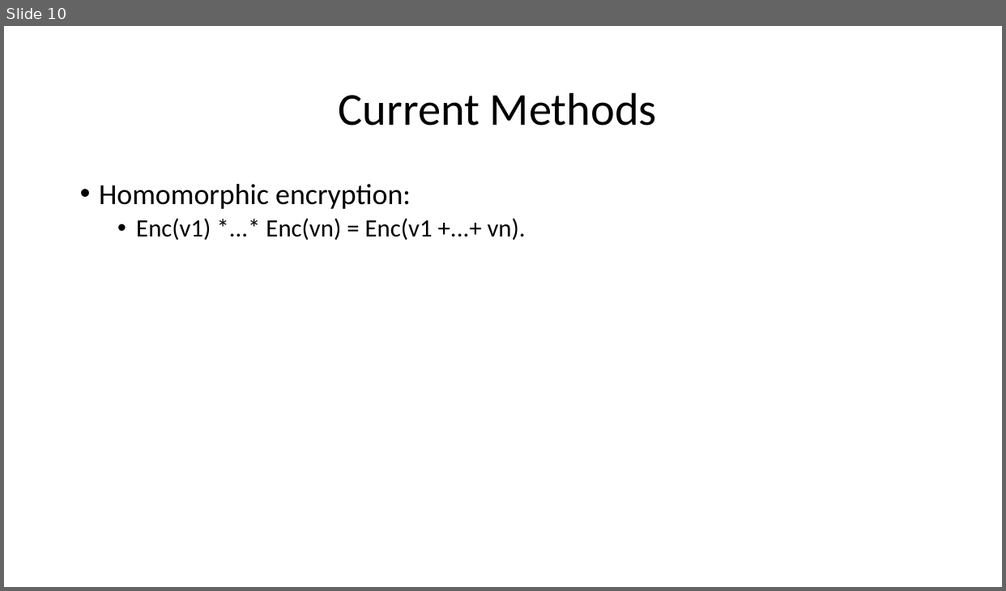
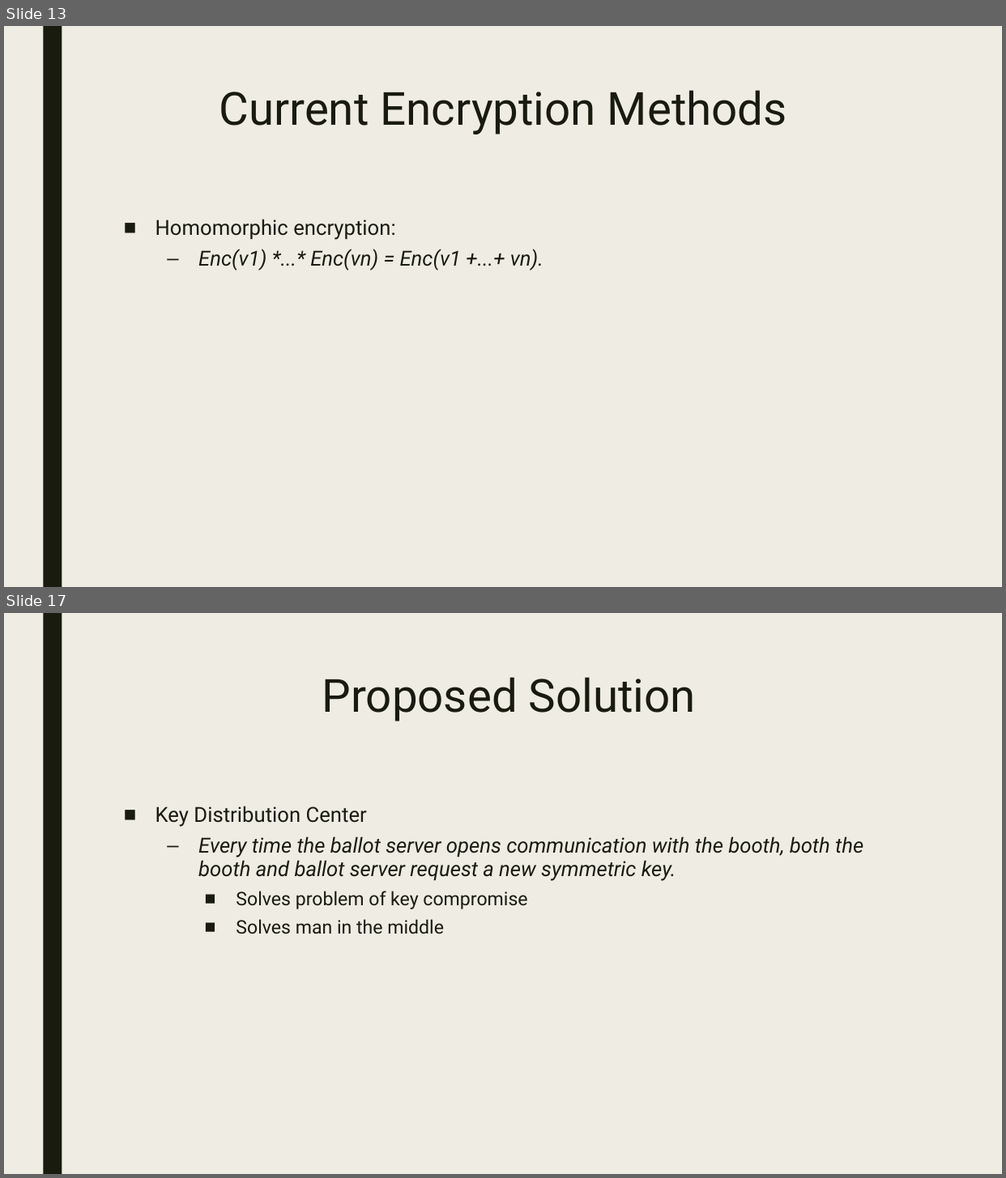
Before and after one commit to mollicap16/Crypto_Final, a slide deck: doc/Crypto_Final_Presentation.pptx. Shown one above the other, each under a label of ours: slide 10 before the commit, slides 13 and 17 after it; the slides between them are not shown. The pictures are 1006x591 and 1006x1178 pixels, drawn with LibreOffice and Linux fonts; fonts in the diff are those of the drawing. Boxes give left, top, right and bottom in pixels: in the first picture for what was removed or moved away, otherwise in the second. Text is boxed around its words. In the diff, an @@ line names an element or a change of style, - is before the commit and + after.

```diff
--- a/doc/Crypto_Final_Presentation.pptx
+++ b/doc/Crypto_Final_Presentation.pptx
@@ slide 17 added at <box>4,613,1002,1174</box>, background #EFEDE3; not listed: 1 template element that a slide beside it also shows @@
@@ title added at <box>322,677,696,722</box>, 44 pt, text #191B0E @@
+Proposed Solution
@@ text added at <box>155,806,863,935</box>, 20 pt, text #191B0E, italic @@
+■ Key Distribution Center
+  – Every time the ballot server opens communication with the booth, both the booth and ballot server request a new symmetric key.
+    ■ Solves problem of key compromise
+    ■ Solves man in the middle
@@ what was slide 10 is now slide 13 @@
@@ slide 13 changed as well @@
@@ background #FFFFFF to #EFEDE3 @@
@@ rectangle added at <box>43,26,62,587</box>, fill #191B0E @@
@@ title "Current Encryption Methods" at <box>219,90,787,135</box>: vertical alignment middle to top @@
@@ title at <box>219,90,787,135</box>: text changed; font Calibri to Roboto; text colour #000000 to #191B0E @@
-Current Methods
+Current Encryption Methods
@@ text "Homomorphic encryption:": place and size @@
-text "Homomorphic encryption:" at <box>99,184,526,240</box>
+text "Homomorphic encryption:" at <box>155,219,543,271</box>
@@ text "Homomorphic encryption:" at <box>155,219,543,271</box>: size 28 to 20 pt in "Homomorphic encryption:"; font Calibri to Roboto, text colour #000000 to #191B0E; size 24 to 20 pt, italic on in "Enc(v1) *...* Enc(vn) = Enc(v1 +...+ vn)."; bullet • to ■; line spacing 0.9 to 0.94; more space between paragraphs; bullet • to – @@
```
Also in this commit, not shown: 7 other slides changed, 8 other slides added, 2 slides removed.
